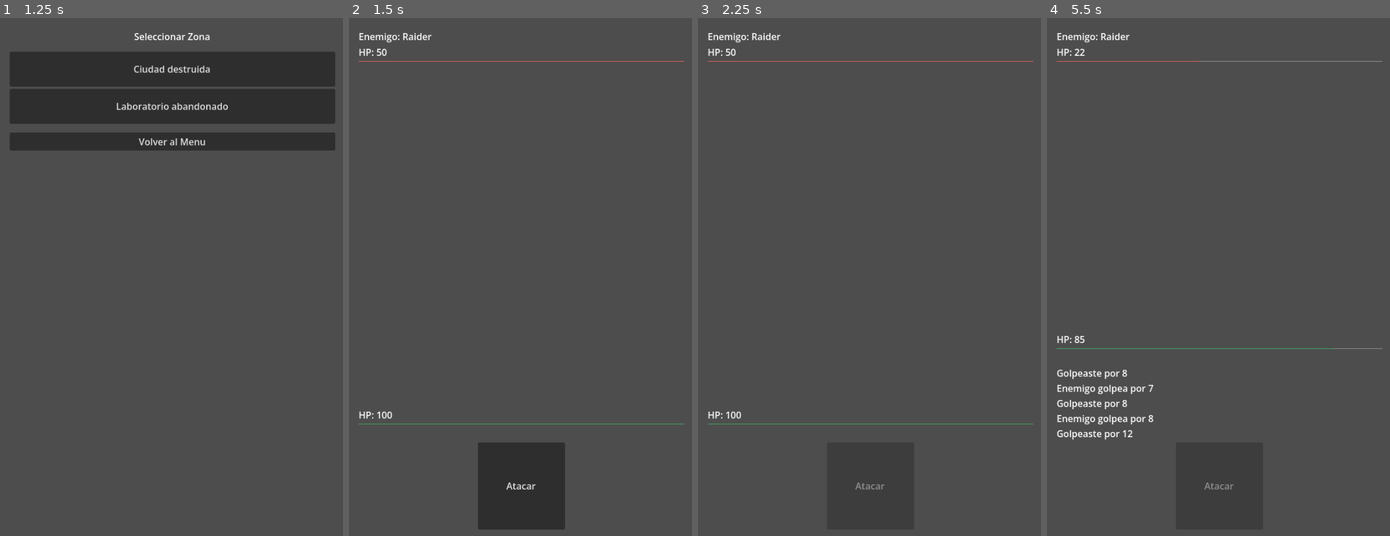
Above: before the commit, frames 1-4 (left to right).
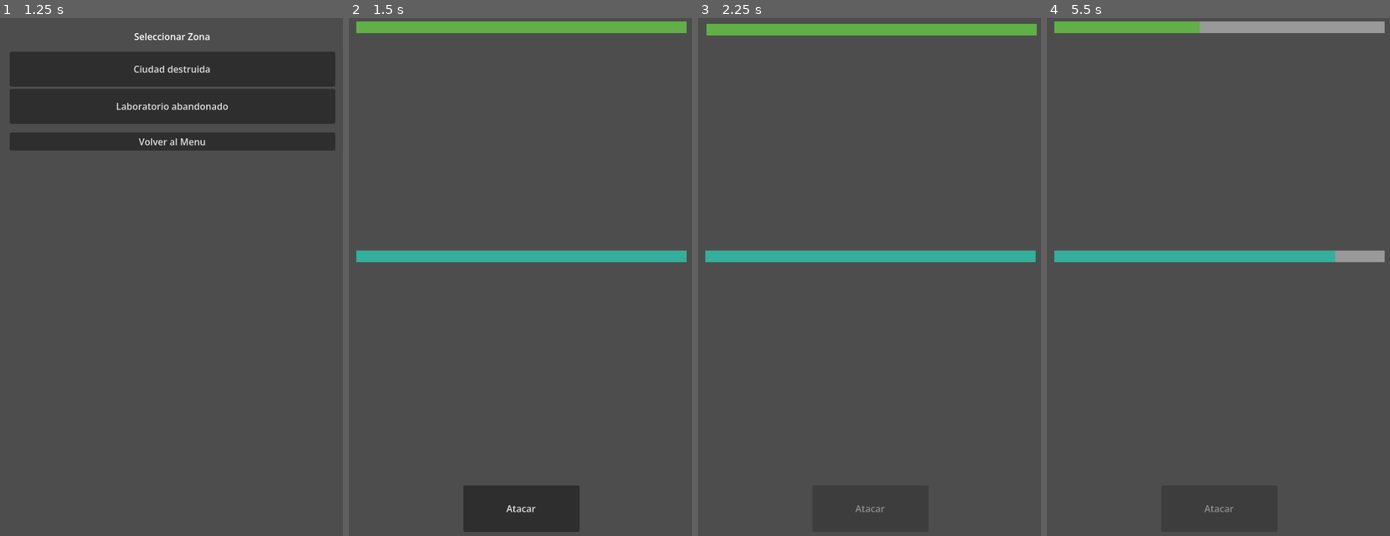
Above: after the commit, the same moments.

Repository: MirandaFrancoCBA/apocalypsheep
Game: Godot game, scene res://scenes/main_menu.tscn
Same seed, same stepped clock (60 frames per second), same inputs: the game is played once before the commit and once after it.
Inputs:
- Up to frame 1 (1.25 s): click "JUGAR" at 0.5 s
- Up to frame 2 (1.5 s): click "Ciudad destruida" at 1.25 s
- Up to frame 3 (2.25 s): click "Atacar" at 2 s
- Up to frame 4 (5.5 s): tap Enter at 2.75 s; click "Atacar" at 3.5 s; tap Space at 4.25 s; click "Atacar" at 5 s

Frame 1 is identical in both runs. In frame 2, 8.4% of the frame differs, in the area x 2-99%, y 0-100%; in frame 3, 5.3%; in frame 4, 6.1%.

Commit message:
Fix: layout nuevo

Diff:
--- a/scenes/combat_screen.tscn
+++ b/scenes/combat_screen.tscn
@@ -5,14 +5,14 @@
 [sub_resource type="StyleBoxFlat" id="StyleBoxFlat_uvqtf"]
 
 [sub_resource type="StyleBoxFlat" id="StyleBoxFlat_42k13"]
-bg_color = Color(0.95323414, 0.39075476, 0.38226333, 1)
+bg_color = Color(0.3807527, 0.6899934, 0.27522865, 1)
 
 [sub_resource type="StyleBoxFlat" id="StyleBoxFlat_icss1"]
 
 [sub_resource type="StyleBoxFlat" id="StyleBoxFlat_032jr"]
-bg_color = Color(0.24662805, 0.70213753, 0.40214536, 1)
+bg_color = Color(0.20565334, 0.68708014, 0.6062001, 1)
 
-[node name="CombatScreen" type="Control" unique_id=844330171 node_paths=PackedStringArray("player_container", "enemy_container", "label_player_hp", "player_hp_bar", "label_enemy", "label_enemy_hp", "enemy_hp_bar", "button_attack", "label_result")]
+[node name="CombatScreen" type="Control" unique_id=844330171 node_paths=PackedStringArray("label_enemy", "label_enemy_hp", "enemy_hp_bar", "enemy_container", "label_player_hp", "player_hp_bar", "player_container", "label_result", "log_container", "button_attack")]
 layout_mode = 3
 anchors_preset = 15
 anchor_right = 1.0
@@ -20,15 +20,16 @@
 grow_horizontal = 2
 grow_vertical = 2
 script = ExtResource("1_icss1")
-player_container = NodePath("MarginContainer/VBoxContainer/ArenaSection/HBoxContainer/PlayerContainer")
-enemy_container = NodePath("MarginContainer/VBoxContainer/ArenaSection/HBoxContainer/EnemyContainer")
-label_player_hp = NodePath("MarginContainer/VBoxContainer/PlayerSection/LabelPlayerHP")
-player_hp_bar = NodePath("MarginContainer/VBoxContainer/PlayerSection/PlayerHPBar")
-label_enemy = NodePath("MarginContainer/VBoxContainer/EnemySection/LabelEnemy")
-label_enemy_hp = NodePath("MarginContainer/VBoxContainer/EnemySection/LabelEnemyHP")
-enemy_hp_bar = NodePath("MarginContainer/VBoxContainer/EnemySection/EnemyHPBar")
-button_attack = NodePath("MarginContainer/VBoxContainer/PlayerSection/CenterContainer/ButtonAttack")
-label_result = NodePath("MarginContainer/VBoxContainer/PlayerSection/LabelResult")
+label_enemy = NodePath("MarginContainer/VBoxContainer/EnemyContainer/LabelEnemy")
+label_enemy_hp = NodePath("MarginContainer/VBoxContainer/EnemyContainer/LabelEnemyHP")
+enemy_hp_bar = NodePath("MarginContainer/VBoxContainer/EnemyContainer/EnemyHPBar")
+enemy_container = NodePath("MarginContainer/VBoxContainer/EnemyContainer")
+label_player_hp = NodePath("MarginContainer/VBoxContainer/PlayerContainer/LabelPlayerHP")
+player_hp_bar = NodePath("MarginContainer/VBoxContainer/PlayerContainer/PlayerHPBar")
+player_container = NodePath("MarginContainer/VBoxContainer/PlayerContainer")
+label_result = NodePath("MarginContainer/VBoxContainer/CombatLogContainer/LabelResult")
+log_container = NodePath("MarginContainer/VBoxContainer/CombatLogContainer")
+button_attack = NodePath("MarginContainer/VBoxContainer/ButtonAttack")
 
 [node name="MarginContainer" type="MarginContainer" parent="." unique_id=1555668808]
 layout_mode = 1
@@ -37,81 +38,96 @@
 anchor_bottom = 1.0
 grow_horizontal = 2
 grow_vertical = 2
-theme_override_constants/margin_left = 20
-theme_override_constants/margin_top = 20
-theme_override_constants/margin_right = 20
-theme_override_constants/margin_bottom = 20
+theme_override_constants/margin_left = 16
+theme_override_constants/margin_top = 16
+theme_override_constants/margin_right = 16
+theme_override_constants/margin_bottom = 16
 
 [node name="VBoxContainer" type="VBoxContainer" parent="MarginContainer" unique_id=840649750]
 layout_mode = 2
-theme_override_constants/separation = 30
+theme_override_constants/separation = 12
 
-[node name="EnemySection" type="VBoxContainer" parent="MarginContainer/VBoxContainer" unique_id=1494593958]
+[node name="EnemyContainer" type="Control" parent="MarginContainer/VBoxContainer" unique_id=1831012932]
 layout_mode = 2
 size_flags_vertical = 0
 
-[node name="LabelEnemy" type="Label" parent="MarginContainer/VBoxContainer/EnemySection" unique_id=2073394795]
-layout_mode = 2
+[node name="LabelEnemy" type="Label" parent="MarginContainer/VBoxContainer/EnemyContainer" unique_id=2073394795]
+layout_mode = 0
+offset_left = -284.0
+offset_top = 210.0
+offset_right = 284.0
+offset_bottom = 233.0
 
-[node name="LabelEnemyHP" type="Label" parent="MarginContainer/VBoxContainer/EnemySection" unique_id=1800026567]
-layout_mode = 2
+[node name="LabelEnemyHP" type="Label" parent="MarginContainer/VBoxContainer/EnemyContainer" unique_id=1800026567]
+layout_mode = 0
+offset_left = -284.0
+offset_top = 12.0
+offset_right = 284.0
+offset_bottom = 35.0
 
-[node name="EnemyHPBar" type="ProgressBar" parent="MarginContainer/VBoxContainer/EnemySection" unique_id=1154476836]
-layout_mode = 2
+[node name="EnemyHPBar" type="ProgressBar" parent="MarginContainer/VBoxContainer/EnemyContainer" unique_id=1154476836]
+custom_minimum_size = Vector2(20, 20)
+layout_mode = 1
+anchors_preset = 14
+anchor_top = 0.5
+anchor_right = 1.0
+anchor_bottom = 0.5
+offset_top = -0.5
+offset_bottom = 0.5
+grow_horizontal = 2
+grow_vertical = 2
 theme_override_styles/background = SubResource("StyleBoxFlat_uvqtf")
 theme_override_styles/fill = SubResource("StyleBoxFlat_42k13")
 step = 1.0
 show_percentage = false
 
-[node name="ArenaSection" type="Control" parent="MarginContainer/VBoxContainer" unique_id=1706300991]
+[node name="CenterSpace" type="Control" parent="MarginContainer/VBoxContainer" unique_id=524512282]
 layout_mode = 2
-size_flags_vertical = 3
+size_flags_vertical = 2
 
-[node name="HBoxContainer" type="HBoxContainer" parent="MarginContainer/VBoxContainer/ArenaSection" unique_id=1194873249]
+[node name="PlayerContainer" type="Control" parent="MarginContainer/VBoxContainer" unique_id=1197238035]
+layout_mode = 2
+size_flags_vertical = 0
+
+[node name="LabelPlayerHP" type="Label" parent="MarginContainer/VBoxContainer/PlayerContainer" unique_id=1411385085]
 layout_mode = 0
-offset_right = 40.0
-offset_bottom = 40.0
+offset_left = -284.0
+offset_top = 511.0
+offset_right = 284.0
+offset_bottom = 534.0
 
-[node name="PlayerContainer" type="Control" parent="MarginContainer/VBoxContainer/ArenaSection/HBoxContainer" unique_id=1197238035]
-layout_mode = 2
-size_flags_horizontal = 4
-size_flags_vertical = 4
-
-[node name="Spacer" type="HBoxContainer" parent="MarginContainer/VBoxContainer/ArenaSection/HBoxContainer" unique_id=228936247]
-layout_mode = 2
-size_flags_horizontal = 2
-
-[node name="EnemyContainer" type="Control" parent="MarginContainer/VBoxContainer/ArenaSection/HBoxContainer" unique_id=1831012932]
-layout_mode = 2
-size_flags_horizontal = 4
-size_flags_vertical = 4
-
-[node name="PlayerSection" type="VBoxContainer" parent="MarginContainer/VBoxContainer" unique_id=1467062514]
-layout_mode = 2
-size_flags_vertical = 8
-
-[node name="LabelPlayerHP" type="Label" parent="MarginContainer/VBoxContainer/PlayerSection" unique_id=1411385085]
-layout_mode = 2
-
-[node name="PlayerHPBar" type="ProgressBar" parent="MarginContainer/VBoxContainer/PlayerSection" unique_id=1577161083]
-layout_mode = 2
-theme_override_colors/font_color = Color(0.95, 0.95, 0.95, 1)
-theme_override_colors/font_outline_color = Color(0, 0, 0, 1)
+[node name="PlayerHPBar" type="ProgressBar" parent="MarginContainer/VBoxContainer/PlayerContainer" unique_id=2079215107]
+custom_minimum_size = Vector2(20, 20)
+layout_mode = 1
+anchors_preset = 14
+anchor_top = 0.5
+anchor_right = 1.0
+anchor_bottom = 0.5
+offset_top = -2.0
+offset_bottom = 2.0
+grow_horizontal = 2
+grow_vertical = 2
 theme_override_styles/background = SubResource("StyleBoxFlat_icss1")
 theme_override_styles/fill = SubResource("StyleBoxFlat_032jr")
 step = 1.0
 show_percentage = false
 
-[node name="LabelResult" type="Label" parent="MarginContainer/VBoxContainer/PlayerSection" unique_id=771717333]
+[node name="CombatLogContainer" type="ScrollContainer" parent="MarginContainer/VBoxContainer" unique_id=1739706393]
+custom_minimum_size = Vector2(0, 120)
 layout_mode = 2
+size_flags_vertical = 2
 
-[node name="CenterContainer" type="CenterContainer" parent="MarginContainer/VBoxContainer/PlayerSection" unique_id=1536895560]
+[node name="LabelResult" type="Label" parent="MarginContainer/VBoxContainer/CombatLogContainer" unique_id=771717333]
 layout_mode = 2
+size_flags_vertical = 0
+autowrap_mode = 3
+clip_text = true
 
-[node name="ButtonAttack" type="Button" parent="MarginContainer/VBoxContainer/PlayerSection/CenterContainer" unique_id=1997688783]
-custom_minimum_size = Vector2(150, 150)
+[node name="ButtonAttack" type="Button" parent="MarginContainer/VBoxContainer" unique_id=1997688783]
+custom_minimum_size = Vector2(200, 80)
 layout_mode = 2
 size_flags_horizontal = 4
+size_flags_vertical = 0
 text = "Atacar"
 
-[connection signal="pressed" from="MarginContainer/VBoxContainer/PlayerSection/CenterContainer/ButtonAttack" to="." method="_on_button_attack_pressed"]
+[connection signal="pressed" from="MarginContainer/VBoxContainer/ButtonAttack" to="." method="_on_button_attack_pressed"]
--- a/scripts/ui/combat_screen.gd
+++ b/scripts/ui/combat_screen.gd
@@ -1,23 +1,24 @@
 extends Control
 
 # ─────────────────────────────────────────
-# EXPORTS (asignás desde el editor)
-# ─────────────────────────────────────────
-@export var player_container: Control
-@export var enemy_container: Control
-
-@export var label_player_hp: Label
-@export var player_hp_bar: ProgressBar
-
+# EXPORTS (asignados desde el editor)
+# ─────────────────────────────────────────
 @export var label_enemy: Label
 @export var label_enemy_hp: Label
 @export var enemy_hp_bar: ProgressBar
+@export var enemy_container: Control
+
+@export var label_player_hp: Label
+@export var player_hp_bar: ProgressBar
+@export var player_container: Control
+
+@export var label_result: Label
+@export var log_container: ScrollContainer
 
 @export var button_attack: Button
-@export var label_result: Label
-
-# ─────────────────────────────────────────
-# ESTADO
+
+# ─────────────────────────────────────────
+# DATA
 # ─────────────────────────────────────────
 var player: Player
 var enemy: Enemy
@@ -29,25 +30,23 @@
 # READY
 # ─────────────────────────────────────────
 func _ready() -> void:
-	print("[Combat] Iniciado")
-
 	_validate_nodes()
 	_setup_combat()
 
 # ─────────────────────────────────────────
-# VALIDACIÓN (anti errores silenciosos)
+# VALIDACIÓN (te salva la vida)
 # ─────────────────────────────────────────
 func _validate_nodes() -> void:
 	var nodes = [
-		player_container, enemy_container,
-		label_player_hp, player_hp_bar,
-		label_enemy, label_enemy_hp, enemy_hp_bar,
-		button_attack, label_result
+		label_enemy, label_enemy_hp, enemy_hp_bar, enemy_container,
+		label_player_hp, player_hp_bar, player_container,
+		label_result, log_container, button_attack
 	]
 
 	for n in nodes:
 		if n == null:
 			push_error("[CombatScreen] Nodo no asignado en inspector")
+			return
 
 # ─────────────────────────────────────────
 # SETUP
@@ -56,21 +55,22 @@
 	player = Player.from_game_manager()
 	enemy = _generate_enemy()
 
-	# HP Bars
+	# HP BARS
 	player_hp_bar.min_value = 0
 	player_hp_bar.max_value = player.max_hp
 	player_hp_bar.value = player.hp
 
 	enemy_hp_bar.min_value = 0
-	enemy_hp_bar.max_value = enemy.hp
+	enemy_hp_bar.max_value = enemy.max_hp
 	enemy_hp_bar.value = enemy.hp
 
 	label_enemy.text = "Enemigo: " + enemy.name
 
 	_update_ui()
-
-# ─────────────────────────────────────────
-# UI
+	label_result.text = ""
+
+# ─────────────────────────────────────────
+# UI UPDATE
 # ─────────────────────────────────────────
 func _update_ui() -> void:
 	player.hp = max(player.hp, 0)
@@ -80,10 +80,10 @@
 	label_enemy_hp.text  = "HP: " + str(enemy.hp)
 
 	player_hp_bar.value = player.hp
-	enemy_hp_bar.value  = enemy.hp
-
-# ─────────────────────────────────────────
-# INPUT
+	enemy_hp_bar.value = enemy.hp
+
+# ─────────────────────────────────────────
+# BOTÓN
 # ─────────────────────────────────────────
 func _on_button_attack_pressed() -> void:
 	if combat_finished:
@@ -91,15 +91,41 @@
 
 	button_attack.disabled = true
 
-	await _player_turn()
-
-	if not enemy.is_alive():
+	var result = combat_system.player_attack(player, enemy)
+
+	await _flash(enemy_container, Color.RED)
+	await _shake(enemy_container)
+
+	if result["is_crit"]:
+		await _flash(enemy_container, Color.YELLOW)
+
+	_add_log("💥 CRÍTICO! " + str(result["damage"]))
+	if not result["is_crit"]:
+		_add_log("Golpeaste por " + str(result["damage"]))
+
+	_update_ui()
+
+	if enemy.hp <= 0:
 		_end_combat("victory")
 		return
 
 	await get_tree().create_timer(0.6).timeout
 
-	await _enemy_turn()
+	# ENEMIGO
+	result = combat_system.enemy_attack(player, enemy)
+
+	await _flash(player_container, Color.RED)
+	await _shake(player_container)
+
+	if result["is_crit"]:
+		await _flash(player_container, Color.YELLOW)
+
+	if result["is_crit"]:
+		_add_log("⚠️ CRÍTICO enemigo! " + str(result["damage"]))
+	else:
+		_add_log("Enemigo golpea por " + str(result["damage"]))
+
+	_update_ui()
 
 	if player.hp <= 0:
 		_end_combat("defeat")
@@ -108,94 +134,16 @@
 	button_attack.disabled = false
 
 # ─────────────────────────────────────────
-# TURNOS (Clean separation)
-# ─────────────────────────────────────────
-func _player_turn() -> void:
-	var result = combat_system.player_attack(player, enemy)
-
-	await _flash(enemy_container, Color.RED)
-	await _shake(enemy_container)
-
-	if result["is_crit"]:
-		await _flash(enemy_container, Color.YELLOW)
-
-	_set_result_text(result, true)
-
-	_update_ui()
-
-func _enemy_turn() -> void:
-	var result = combat_system.enemy_attack(player, enemy)
-
-	await _flash(player_container, Color.RED)
-	await _shake(player_container)
-
-	if result["is_crit"]:
-		await _flash(player_container, Color.YELLOW)
-
-	_set_result_text(result, false)
-
-	_update_ui()
-
-# ─────────────────────────────────────────
-# TEXTO RESULTADO
-# ─────────────────────────────────────────
-func _set_result_text(result: Dictionary, is_player: bool) -> void:
-	var text := ""
-
-	if is_player:
-		text = "Golpeaste por " + str(result["damage"])
-		if result["is_crit"]:
-			text = "💥 CRÍTICO! " + str(result["damage"])
-	else:
-		text = "Enemigo golpea por " + str(result["damage"])
-		if result["is_crit"]:
-			text = "⚠️ CRÍTICO enemigo! " + str(result["damage"])
-
-	label_result.text += "\n" + text
-
-# ─────────────────────────────────────────
-# FIN DE COMBATE
-# ─────────────────────────────────────────
-func _end_combat(result: String) -> void:
-	combat_finished = true
-	button_attack.disabled = true
-
-	GameManager.set_combat_result(result)
-
-	if result == "victory":
-		_handle_victory()
-
-	label_result.text += "\nResultado: " + result
-
-	print("[Combat] Resultado:", result)
-
-	await get_tree().create_timer(1.5).timeout
-	SceneManager.go_to_result()
-
-# ─────────────────────────────────────────
-# VICTORIA
-# ─────────────────────────────────────────
-func _handle_victory() -> void:
-	var xp_gained = 20
-	GameManager.add_xp(xp_gained)
-	print("[XP] Ganaste:", xp_gained)
-
-	var loot = _generate_loot()
-
-	if loot != null:
-		GameManager.add_item_to_inventory({
-			"id": loot.id,
-			"name": loot.name,
-			"type": loot.type,
-			"damage": loot.damage,
-			"heal": loot.heal,
-			"rarity": loot.rarity
-		})
-
-		print("[Loot] Ganaste:", loot.name)
-
-# ─────────────────────────────────────────
-# DATA
+# LOG (AUTO SCROLL)
+# ─────────────────────────────────────────
+func _add_log(text: String) -> void:
+	label_result.text += text + "\n"
+
+	await get_tree().process_frame
+	log_container.scroll_vertical = log_container.get_v_scroll_bar().max_value
+
+# ─────────────────────────────────────────
+# COMBATE
 # ─────────────────────────────────────────
 func _generate_enemy() -> Enemy:
 	var zone = GameManager.get_selected_zone()
@@ -216,20 +164,22 @@
 
 	return Enemy.new()
 
-func _generate_loot():
-	var file = FileAccess.open("res://data/items.json", FileAccess.READ)
-
-	if file == null:
-		push_error("No se pudo abrir items.json")
-		return null
-
-	var data = JSON.parse_string(file.get_as_text())
-
-	if data == null or data.is_empty():
-		push_error("Items vacíos")
-		return null
-
-	return Item.from_dict(data.pick_random())
+func _end_combat(result: String) -> void:
+	combat_finished = true
+
+	GameManager.set_combat_result(result)
+
+	if result == "victory":
+		var xp_gained = 20
+		GameManager.add_xp(xp_gained)
+		_add_log("Ganaste " + str(xp_gained) + " XP")
+
+	label_result.text += "\nResultado: " + result
+
+	button_attack.disabled = true
+
+	await get_tree().create_timer(1.5).timeout
+	SceneManager.go_to_result()
 
 # ─────────────────────────────────────────
 # FX
